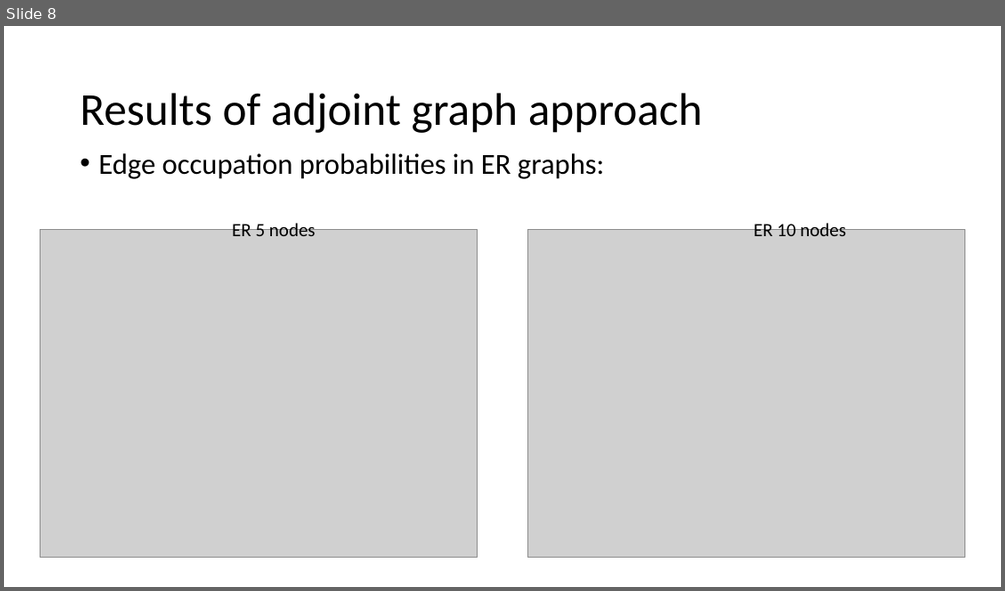
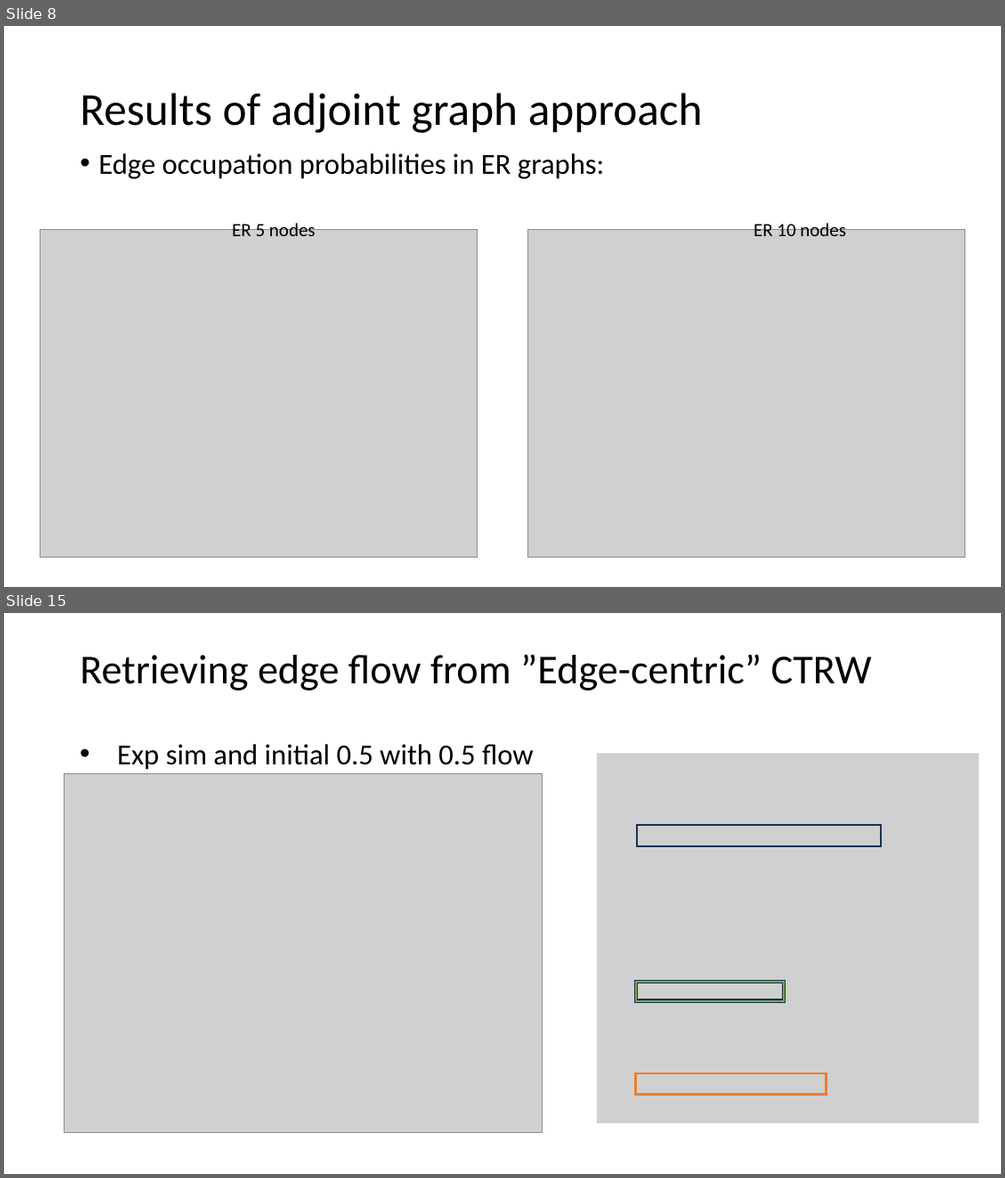
Before and after one commit to COSIN3-UOC/Hodge_decomposition, a slide deck: results_04_05.pptx. Shown one above the other, each under a label of ours: slide 8 before the commit, slides 8 and 15 after it; the slides between them are not shown. The pictures are 1005x591 and 1005x1178 pixels, drawn with LibreOffice and Linux fonts; fonts in the diff are those of the drawing; grey boxes stand for pictures. Boxes give left, top, right and bottom in pixels: in the first picture for what was removed or moved away, otherwise in the second. Text is boxed around its words. In the diff, an @@ line names an element or a change of style, - is before the commit and + after.

```diff
--- a/results_04_05.pptx
+++ b/results_04_05.pptx
@@ slide 15 added at [4,613,1001,1174], background #FFFFFF @@
@@ title added at [80,654,872,690], 39.6 pt, text #000000 @@
+Retrieving edge flow from ”Edge-centric” CTRW
@@ text added at [117,744,534,770], 28 pt, text #000000 @@
+• Exp sim and initial 0.5 with 0.5 flow
@@ picture added at [597,753,979,1123] @@
@@ picture added at [64,774,542,1132] @@
@@ frame added at [637,825,882,846], fill #4472C4, outline #1E3256 1 pt @@
@@ frame added at [635,981,785,1002], fill #70AD47, outline #1E3256 1 pt @@
@@ frame added at [635,1073,826,1094], fill #ED7D31, outline #ED7D31 1 pt @@
```
Also in this commit, not shown: 1 slide changed, 8 other slides added, 12 other files.
